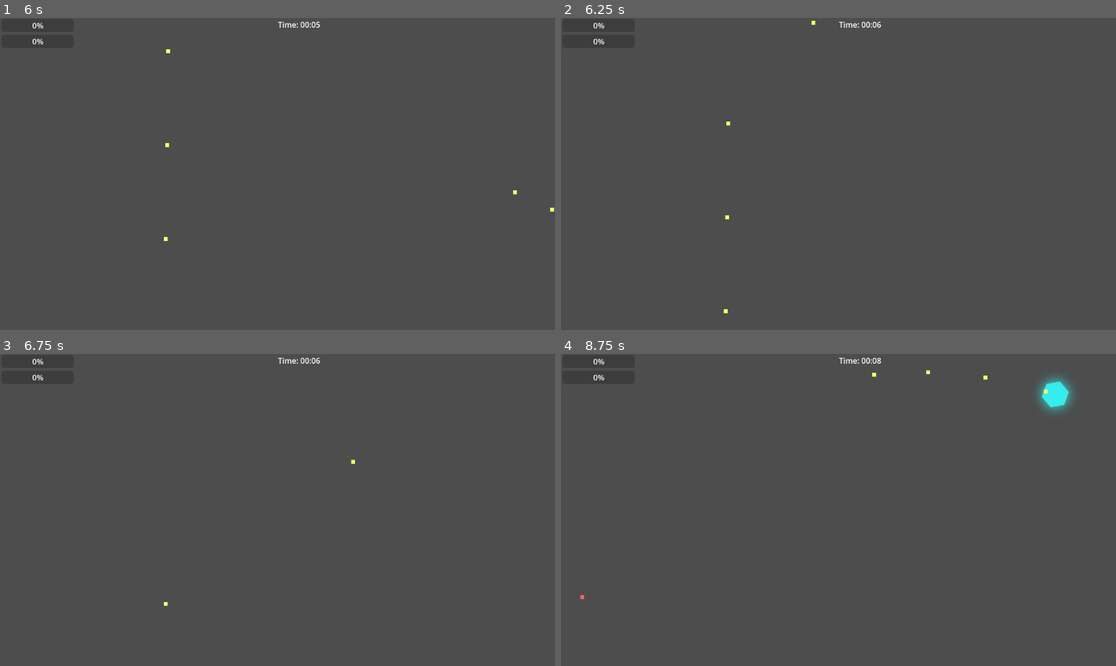
Above: before the commit, frames 1-4 (two rows, left to right).
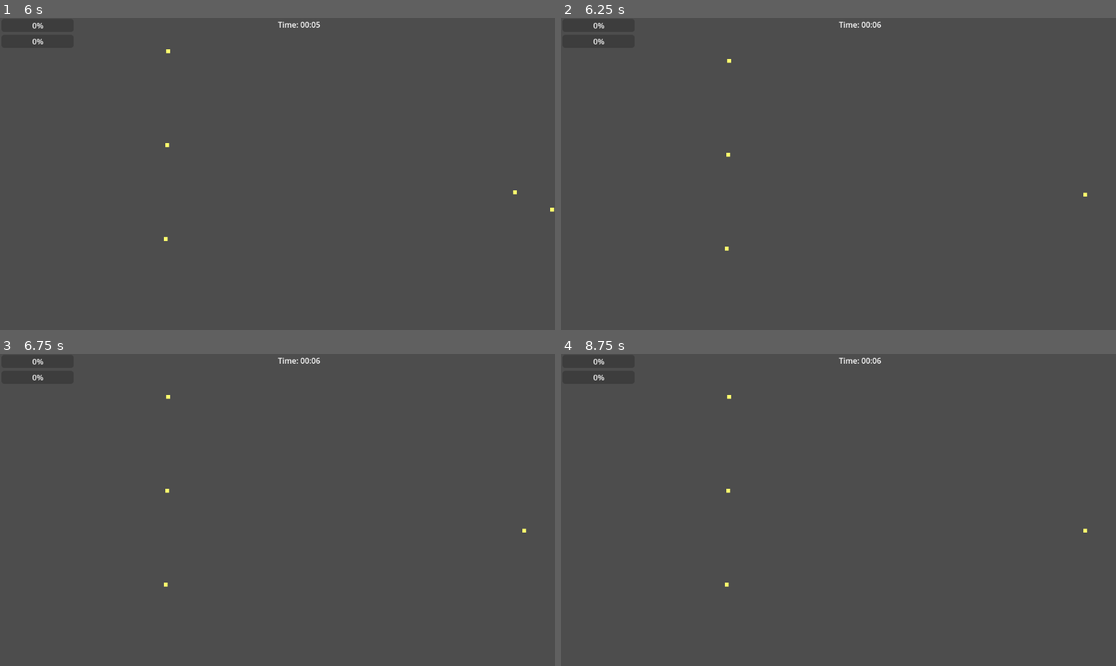
Above: after the commit, the same moments.

Repository: E3-Hub/major-jam-7
Game: Godot game, scene res://scenes/world/main.tscn
Two runs of this game, one before a commit and one after it. Both use one fixed random seed, a clock stepped at 60 frames per second and the inputs below.
Inputs (mouse positions are in pixels of both pictures, inside the frame that each line leads up to):
- Up to frame 1 (6 s): tap Enter at 0.5, 3.5 s; move the mouse to (249, 236) at 0.52 s; press the mouse at (249, 236) at 0.53 s; hold W (move_up) 0.53-2.03 s; move the mouse to (444, 220) at 1.27 s; release the mouse at (444, 220) at 1.28 s; click (444, 220) at 1.35 s; move the mouse to (111, 127) at 2.02 s; press the mouse at (111, 127) at 2.03 s; hold A (move_left) 2.03-3.53 s; tap Space at 2.75 s; move the mouse to (305, 174) at 2.77 s; release the mouse at (305, 174) at 2.78 s; click (305, 174) at 2.85 s; move the mouse to (194, 96) at 3.52 s; press the mouse at (194, 96) at 3.53 s; hold S (move_down) 3.53-4.28 s; move the mouse to (399, 158) at 4.27 s; release the mouse at (399, 158) at 4.28 s; hold D (move_right) 4.28-5.03 s; click (399, 158) at 4.35 s; move the mouse to (166, 189) at 5.02 s; press the mouse at (166, 189) at 5.03 s; hold W (move_up) 5.03-5.78 s; move the mouse to (333, 105) at 5.77 s; release the mouse at (333, 105) at 5.78 s; hold D (move_right) from 5.78 s (still down); click (333, 105) at 5.85 s
- Up to frame 2 (6.25 s): keep holding D (move_right)
- Up to frame 3 (6.75 s): keep holding D (move_right); move the mouse to (249, 572) at 6.52 s; press the mouse at (249, 572) at 6.53 s
- Up to frame 4 (8.75 s): move the mouse to (1005, 556) at 7.27 s; release the mouse at (1005, 556) at 7.28 s; click (1005, 556) at 7.35 s; move the mouse to (672, 463) at 8.02 s; release D (move_right) at 8.03 s; press the mouse at (672, 463) at 8.03 s; hold S (move_down) from 8.03 s (still down)

Frame 1 is identical in both runs. In frame 2, less than 0.1% of the frame differs, in the area x 29-95%, y 0-95%; in frame 3, less than 0.1%; in frame 4, 0.7%, in the area x 3-95%, y 1-79%.

Commit message:
finalize patch note, have some bug

Diff:
--- a/project.godot
+++ b/project.godot
@@ -14,6 +14,10 @@
 run/main_scene="uid://conoeay4a3lm8"
 config/features=PackedStringArray("4.4", "Forward Plus")
 config/icon="res://icon.svg"
+
+[autoload]
+
+GameModifiers="*res://scripts/systems/game_modifiers.gd"
 
 [debug]
 
--- a/scenes/ui/ui_manager.tscn
+++ b/scenes/ui/ui_manager.tscn
@@ -44,6 +44,35 @@
 horizontal_alignment = 1
 vertical_alignment = 1
 
+[node name="PatchPanel" type="Panel" parent="."]
+layout_mode = 0
+offset_left = 275.0
+offset_top = 123.0
+offset_right = 895.0
+offset_bottom = 526.0
+
+[node name="VBoxContainer" type="VBoxContainer" parent="PatchPanel"]
+layout_mode = 0
+offset_left = 160.0
+offset_right = 460.0
+offset_bottom = 403.0
+alignment = 1
+
+[node name="PatchTitle" type="Label" parent="PatchPanel/VBoxContainer"]
+layout_mode = 2
+text = "Patch Title"
+
+[node name="PatchDescription" type="Label" parent="PatchPanel/VBoxContainer"]
+layout_mode = 2
+text = "Description"
+
+[node name="PatchChanges" type="RichTextLabel" parent="PatchPanel/VBoxContainer"]
+layout_mode = 2
+
+[node name="CloseButton" type="Button" parent="PatchPanel/VBoxContainer"]
+layout_mode = 2
+text = "Continue"
+
 [node name="GameOverPanel" type="Panel" parent="."]
 layout_mode = 0
 offset_left = 275.0
--- a/scenes/world/main.tscn
+++ b/scenes/world/main.tscn
@@ -1,8 +1,9 @@
-[gd_scene load_steps=6 format=3 uid="uid://conoeay4a3lm8"]
+[gd_scene load_steps=7 format=3 uid="uid://conoeay4a3lm8"]
 
 [ext_resource type="PackedScene" uid="uid://btwd2fqncuir3" path="res://scenes/player/player.tscn" id="1_0wkb6"]
 [ext_resource type="Script" uid="uid://mcvp0d1gqc3j" path="res://scripts/systems/game_manager.gd" id="2_mli2r"]
 [ext_resource type="PackedScene" uid="uid://bfmytxo3jyj5e" path="res://scenes/ui/ui_manager.tscn" id="3_f8fyy"]
+[ext_resource type="Script" uid="uid://cmdb2sjeaafjm" path="res://scripts/systems/patch_system.gd" id="4_tt8nk"]
 [ext_resource type="Script" uid="uid://dhhniimbgha7d" path="res://scripts/systems/enemy_spawner.gd" id="4_wbupf"]
 [ext_resource type="PackedScene" uid="uid://78kvgyiyo5ih" path="res://scenes/enemies/shooting_enemy.tscn" id="5_7tdlr"]
 
@@ -12,7 +13,7 @@
 
 [node name="Player" parent="." instance=ExtResource("1_0wkb6")]
 
-[node name="GameManager" type="Node" parent="."]
+[node name="GameManager" type="Node" parent="." groups=["game_manager"]]
 script = ExtResource("2_mli2r")
 metadata/_custom_type_script = "uid://mcvp0d1gqc3j"
 
@@ -22,7 +23,13 @@
 offset_right = -573.0
 offset_bottom = -322.0
 
-[node name="EnemySpawner" type="Node2D" parent="."]
+[node name="PatchSystem" type="Node" parent="GameManager"]
+script = ExtResource("4_tt8nk")
+metadata/_custom_type_script = "uid://cmdb2sjeaafjm"
+
+[node name="PatchTimer" type="Timer" parent="GameManager/PatchSystem"]
+
+[node name="EnemySpawner" type="Node2D" parent="." groups=["enemy_spawner"]]
 script = ExtResource("4_wbupf")
 enemy_scenes = Array[PackedScene]([ExtResource("5_7tdlr")])
 metadata/_custom_type_script = "uid://dhhniimbgha7d"
--- a/scripts/enemies/base_enemy.gd
+++ b/scripts/enemies/base_enemy.gd
@@ -22,6 +22,9 @@
 
 	# Find player
 	player = get_tree().get_first_node_in_group("player")
+
+	# Add to enemies group for patch system
+	add_to_group("enemies")
 
 	# Try to load exp orb scene
 	if ResourceLoader.exists("res://scenes/world/exp_orb.tscn"):
@@ -55,3 +58,20 @@
 		get_tree().current_scene.add_child(exp_orb)
 		exp_orb.global_position = global_position
 		exp_orb.setup(exp_value)
+
+# Patch system modifier methods
+func apply_health_modifier(multiplier: float):
+	if health_system:
+		var old_max = health_system.max_health
+		var old_current = health_system.current_health
+		var health_percentage = health_system.get_health_percentage()
+
+		health_system.max_health = int(old_max * multiplier)
+		health_system.current_health = int(health_system.max_health * health_percentage)
+		health_system.health_changed.emit(health_system.current_health, health_system.max_health)
+
+func apply_speed_modifier(multiplier: float):
+	speed *= multiplier
+
+func apply_exp_modifier(multiplier: float):
+	exp_value = int(exp_value * multiplier)
--- a/scripts/enemies/shooting_enemy.gd
+++ b/scripts/enemies/shooting_enemy.gd
@@ -38,12 +38,29 @@
 func shoot_at_player():
 	var direction = (player.global_position - global_position).normalized()
 
-	var bullet: Bullet = bullet_scene.instantiate()
+	var bullet = bullet_scene.instantiate()
 	get_tree().current_scene.add_child(bullet)
-	bullet.setup(global_position, direction, 15, 400.0, false)
+
+	# Apply GameModifiers directly
+	var damage = 15
+	var speed = 400.0
+
+	damage = int(damage * GameModifiers.enemy_damage_modifier)
+	speed *= GameModifiers.bullet_speed_modifier
+
+	# Chaos mode: randomize bullet speed
+	if GameModifiers.bullet_chaos_mode:
+		speed *= randf_range(0.3, 1.8)
+
+	bullet.setup(global_position, direction, damage, speed, false)
 
 	can_shoot = false
 	shoot_timer.start()
 
 func _on_shoot_timer_timeout():
 	can_shoot = true
+
+# Patch system modifier method
+func apply_fire_rate_modifier(multiplier: float):
+	shoot_cooldown *= multiplier
+	shoot_timer.wait_time = shoot_cooldown
--- a/scripts/player/player.gd
+++ b/scripts/player/player.gd
@@ -62,7 +62,19 @@
 
 	var bullet = bullet_scene.instantiate()
 	get_tree().current_scene.add_child(bullet)
-	bullet.setup(global_position, direction, 25, 600.0, true)
+
+	# Apply GameModifiers directly
+	var damage = 25
+	var speed = 600.0
+
+	damage = int(damage * GameModifiers.player_damage_modifier)
+	speed *= GameModifiers.bullet_speed_modifier
+
+	# Chaos mode: randomize bullet speed
+	if GameModifiers.bullet_chaos_mode:
+		speed *= randf_range(0.5, 2.0)
+
+	bullet.setup(global_position, direction, damage, speed, true)
 
 	can_shoot = false
 	shoot_timer.start()
--- a/scripts/systems/enemy_spawner.gd
+++ b/scripts/systems/enemy_spawner.gd
@@ -14,9 +14,7 @@
 func _ready():
 	# Find player
 	player = get_tree().get_first_node_in_group("player")
-
-	if player:
-		player.experience_system.level_up.connect(_on_player_level_up)
+	player.experience_system.level_up.connect(_on_player_level_up)
 
 	# Setup spawn timer
 	spawn_timer.wait_time = base_spawn_interval
--- a/scripts/systems/game_manager.gd
+++ b/scripts/systems/game_manager.gd
@@ -3,6 +3,7 @@
 
 @onready var player: Player = get_tree().get_first_node_in_group("player")
 @onready var ui_manager: UIManager = $UIManager
+@onready var patch_system: PatchSystem = $PatchSystem
 
 var game_time: float = 0.0
 var is_game_over: bool = false
@@ -10,35 +11,35 @@
 signal game_over
 
 func _ready():
-	if player:
-		player.player_died.connect(_on_player_died)
-		player.health_system.health_changed.connect(_on_player_health_changed)
-		player.experience_system.experience_gained.connect(_on_player_exp_changed)
-		player.experience_system.level_up.connect(_on_player_level_up)
+	player.player_died.connect(_on_player_died)
+	player.health_system.health_changed.connect(_on_player_health_changed)
+	player.experience_system.experience_gained.connect(_on_player_exp_changed)
+	player.experience_system.level_up.connect(_on_player_level_up)
+
+	patch_system.patch_applied.connect(_on_patch_applied)
 
 func _process(delta):
 	if not is_game_over:
 		game_time += delta
-		if ui_manager:
-			ui_manager.update_time(game_time)
+		ui_manager.update_time(game_time)
 
 func _on_player_died():
 	is_game_over = true
 	game_over.emit()
-	if ui_manager:
-		ui_manager.show_game_over(game_time)
+	ui_manager.show_game_over(game_time)
 
 func _on_player_health_changed(current_health: int, max_health: int):
-	if ui_manager:
-		ui_manager.update_health(current_health, max_health)
+	ui_manager.update_health(current_health, max_health)
 
 func _on_player_exp_changed(current_exp: int, exp_to_next: int):
-	if ui_manager:
-		ui_manager.update_experience(current_exp, exp_to_next)
+	ui_manager.update_experience(current_exp, exp_to_next)
 
 func _on_player_level_up(new_level: int):
-	if ui_manager:
-		ui_manager.update_level(new_level)
+	ui_manager.update_level(new_level)
+
+func _on_patch_applied(patch_data: Dictionary):
+	print("Patch applied: ", patch_data.title)
+	# Additional patch effects can be handled here
 
 func restart_game():
 	get_tree().reload_current_scene()
--- /dev/null
+++ b/scripts/systems/game_modifiers.gd
@@ -0,0 +1,88 @@
+extends Node
+
+# Global game modifiers that can be accessed from anywhere
+# This is an autoload singleton
+
+# Damage modifiers
+var player_damage_modifier: float = 1.0
+var enemy_damage_modifier: float = 1.0
+
+# Speed modifiers
+var player_speed_modifier: float = 1.0
+var enemy_speed_modifier: float = 1.0
+var bullet_speed_modifier: float = 1.0
+
+# Combat modifiers
+var player_fire_rate_modifier: float = 1.0
+var enemy_fire_rate_modifier: float = 1.0
+
+# Spawn modifiers
+var enemy_spawn_rate_modifier: float = 1.0
+var enemy_spawn_distance_modifier: float = 1.0
+
+# Experience modifiers
+var experience_modifier: float = 1.0
+
+# Health modifiers
+var enemy_health_modifier: float = 1.0
+
+# Special modes
+var bullet_chaos_mode: bool = false
+
+# Apply a modifier to a specific stat
+func apply_modifier(stat: String, value: float):
+	match stat:
+		"player_damage":
+			player_damage_modifier *= value
+		"enemy_damage":
+			enemy_damage_modifier *= value
+		"player_speed":
+			player_speed_modifier *= value
+		"enemy_speed":
+			enemy_speed_modifier *= value
+		"bullet_speed":
+			bullet_speed_modifier *= value
+		"player_fire_rate":
+			player_fire_rate_modifier *= value
+		"enemy_fire_rate":
+			enemy_fire_rate_modifier *= value
+		"enemy_spawn_rate":
+			enemy_spawn_rate_modifier *= value
+		"enemy_spawn_distance":
+			enemy_spawn_distance_modifier *= value
+		"experience":
+			experience_modifier *= value
+		"enemy_health":
+			enemy_health_modifier *= value
+
+# Reset all modifiers to default
+func reset_all_modifiers():
+	player_damage_modifier = 1.0
+	enemy_damage_modifier = 1.0
+	player_speed_modifier = 1.0
+	enemy_speed_modifier = 1.0
+	bullet_speed_modifier = 1.0
+	player_fire_rate_modifier = 1.0
+	enemy_fire_rate_modifier = 1.0
+	enemy_spawn_rate_modifier = 1.0
+	enemy_spawn_distance_modifier = 1.0
+	experience_modifier = 1.0
+	enemy_health_modifier = 1.0
+	bullet_chaos_mode = false
+
+# Get a summary of all current modifiers
+func get_modifier_summary() -> Dictionary:
+	return {
+		"player_damage": player_damage_modifier,
+		"enemy_damage": enemy_damage_modifier,
+		"player_speed": player_speed_modifier,
+		"enemy_speed": enemy_speed_modifier,
+		"bullet_speed": bullet_speed_modifier,
+		"player_fire_rate": player_fire_rate_modifier,
+		"enemy_fire_rate": enemy_fire_rate_modifier,
+		"enemy_spawn_rate": enemy_spawn_rate_modifier,
+		"enemy_spawn_distance": enemy_spawn_distance_modifier,
+		"experience": experience_modifier,
+		"enemy_health": enemy_health_modifier,
+		"bullet_chaos_mode": bullet_chaos_mode
+	}
--- /dev/null
+++ b/scripts/systems/patch_system.gd
@@ -0,0 +1,290 @@
+extends Node
+class_name PatchSystem
+
+signal patch_applied(patch_data: Dictionary)
+
+@export var min_patch_interval: float = 5.0
+@export var max_patch_interval: float = 10.0
+
+@onready var patch_timer: Timer = $PatchTimer
+
+var game_manager: GameManager
+var enemy_spawner: EnemySpawner
+var player: Player
+var patch_count: int = 0
+
+# Global patch effect modifiers are now in GameModifiers autoload
+
+# Patch generation data
+var patch_types = [
+	{
+		"effect": "enemy_health_buff",
+		"name": "Enemy Health",
+		"positive_descriptions": ["Fixed enemy health being too low", "Enemies were too weak", "Buffed enemy survivability"],
+		"negative_descriptions": ["Enemies are now tankier", "Health exploit patched", "Survival difficulty increased"],
+		"change_templates": ["• Increased enemy health by {value}%", "• Enemy HP boosted by {value}%", "• Enemies now {value}% more durable"]
+	},
+	{
+		"effect": "spawn_rate_increase",
+		"name": "Spawn Rate",
+		"positive_descriptions": ["Game was too easy", "Players requested more action", "Increased enemy presence"],
+		"negative_descriptions": ["Spawn rate exploit fixed", "Performance optimization", "Balanced enemy encounters"],
+		"change_templates": ["• Reduced spawn timer by {value}%", "• Enemies spawn {value}% faster", "• Increased spawn frequency by {value}%"]
+	},
+	{
+		"effect": "player_speed_nerf",
+		"name": "Player Speed",
+		"positive_descriptions": ["Fixed player speed exploit", "Movement was too fast", "Balanced player mobility"],
+		"negative_descriptions": ["Speed bug patched", "Movement system reworked", "Player agility adjusted"],
+		"change_templates": ["• Reduced player speed by {value}%", "• Player movement slowed by {value}%", "• Fixed speed exploit (-{value}%)"]
+	},
+	{
+		"effect": "enemy_speed_buff",
+		"name": "Enemy Speed",
+		"positive_descriptions": ["Improved enemy AI", "Enhanced enemy behavior", "Enemies too slow"],
+		"negative_descriptions": ["AI pathfinding updated", "Enemy movement optimized", "Mobility enhancement"],
+		"change_templates": ["• Enemies move {value}% faster", "• Increased enemy speed by {value}%", "• Enhanced enemy mobility (+{value}%)"]
+	},
+	{
+		"effect": "player_damage_buff",
+		"name": "Player Damage",
+		"positive_descriptions": ["Players complained bullets too weak", "Damage was underwhelming", "Combat felt unsatisfying"],
+		"negative_descriptions": ["Weapon balance improved", "Damage scaling fixed", "Combat enhancement"],
+		"change_templates": ["• Increased player damage by {value}%", "• Bullets now deal {value}% more damage", "• Weapon damage boosted by {value}%"]
+	},
+	{
+		"effect": "enemy_damage_nerf",
+		"name": "Enemy Damage",
+		"positive_descriptions": ["Game was too hard", "Enemy damage too high", "Player survivability improved"],
+		"negative_descriptions": ["Damage balance adjusted", "Enemy weapons nerfed", "Combat difficulty reduced"],
+		"change_templates": ["• Reduced enemy damage by {value}%", "• Enemy bullets weakened by {value}%", "• Damage output decreased by {value}%"]
+	},
+	{
+		"effect": "bullet_speed_buff",
+		"name": "Bullet Speed",
+		"positive_descriptions": ["Optimized projectile system", "Performance improvements", "Bullet physics enhanced"],
+		"negative_descriptions": ["Projectile speed increased", "Ballistics system updated", "Faster combat pace"],
+		"change_templates": ["• Bullets move {value}% faster", "• Projectile speed increased by {value}%", "• Enhanced bullet velocity (+{value}%)"]
+	},
+	{
+		"effect": "player_fire_rate_buff",
+		"name": "Fire Rate",
+		"positive_descriptions": ["Community requested faster shooting", "Fire rate too slow", "Combat pacing improved"],
+		"negative_descriptions": ["Weapon cooldown reduced", "Shooting mechanics enhanced", "Rapid fire enabled"],
+		"change_templates": ["• Shooting speed increased by {value}%", "• Fire rate boosted by {value}%", "• Reduced shooting cooldown by {value}%"]
+	},
+	{
+		"effect": "exp_nerf",
+		"name": "Experience Gain",
+		"positive_descriptions": ["Fixed experience exploit", "Leveling too fast", "Progression rebalanced"],
+		"negative_descriptions": ["XP gain normalized", "Level curve adjusted", "Progression difficulty increased"],
+		"change_templates": ["• Reduced EXP gain by {value}%", "• Experience rewards decreased by {value}%", "• Leveling slowed by {value}%"]
+	},
+	{
+		"effect": "spawn_distance_nerf",
+		"name": "Spawn Distance",
+		"positive_descriptions": ["Enemies spawn too far", "Increased encounter rate", "More aggressive spawning"],
+		"negative_descriptions": ["Spawn system reworked", "Enemy positioning improved", "Combat intensity increased"],
+		"change_templates": ["• Enemies spawn {value}% closer", "• Reduced spawn distance by {value}%", "• Tighter enemy spawning ({value}% closer)"]
+	}
+]
+
+var patch_titles = [
+	"Hotfix v{major}.{minor}.{patch}",
+	"Balance Update v{major}.{minor}.{patch}",
+	"Emergency Patch v{major}.{minor}.{patch}",
+	"Content Update v{major}.{minor}.{patch}",
+	"Performance Update v{major}.{minor}.{patch}",
+	"Community Request v{major}.{minor}.{patch}",
+	"Bugfix v{major}.{minor}.{patch}",
+	"Experimental Patch v{major}.{minor}.{patch}",
+	"Developer Response v{major}.{minor}.{patch}",
+	"Critical Update v{major}.{minor}.{patch}"
+]
+
+var funny_additions = [
+	"Good luck!",
+	"This might break everything",
+	"We're not sorry",
+	"Deal with it",
+	"Working as intended",
+	"Oops",
+	"You asked for this",
+	"Blame the community",
+	"RNG gods have spoken",
+	"Perfectly balanced"
+]
+
+var version_major: int = 1
+var version_minor: int = 2
+var version_patch: int = 0
+
+func _ready():
+	# Find game components
+	game_manager = get_tree().get_first_node_in_group("game_manager")
+	enemy_spawner = get_tree().get_first_node_in_group("enemy_spawner")
+	player = get_tree().get_first_node_in_group("player")
+
+	# Setup patch timer
+	patch_timer.wait_time = randf_range(min_patch_interval, max_patch_interval)
+	patch_timer.one_shot = true
+	patch_timer.timeout.connect(_on_patch_timer_timeout)
+	patch_timer.start()
+
+func _on_patch_timer_timeout():
+	apply_random_patch()
+
+	# Schedule next patch
+	patch_timer.wait_time = randf_range(min_patch_interval, max_patch_interval)
+	patch_timer.start()
+
+func generate_random_patch() -> Dictionary:
+	# Pick random patch type
+	var patch_type = patch_types[randi() % patch_types.size()]
+
+	# Generate random value based on effect type
+	var value = generate_random_value(patch_type.effect)
+	var is_buff = is_effect_buff(patch_type.effect, value)
+
+	# Pick description based on whether it's a buff or nerf
+	var descriptions = patch_type.positive_descriptions if is_buff else patch_type.negative_descriptions
+	var description = descriptions[randi() % descriptions.size()]
+
+	# Generate version number
+	increment_version()
+	var title_template = patch_titles[randi() % patch_titles.size()]
+	var title = title_template.format({
+		"major": version_major,
+		"minor": version_minor,
+		"patch": version_patch
+	})
+
+	# Generate change text
+	var change_template = patch_type.change_templates[randi() % patch_type.change_templates.size()]
+	var change_text = change_template.format({"value": int((abs(value - 1.0)) * 100)})
+
+	# Maybe add funny addition
+	var changes = [change_text]
+	if randf() < 0.3: # 30% chance
+		changes.append("• " + funny_additions[randi() % funny_additions.size()])
+
+	return {
+		"title": title,
+		"description": description,
+		"changes": changes,
+		"effect": patch_type.effect,
+		"value": value
+	}
+
+func generate_random_value(effect: String) -> float:
+	match effect:
+		"enemy_health_buff":
+			return randf_range(1.15, 1.5) # 15-50% increase
+		"spawn_rate_increase":
+			return randf_range(0.6, 0.9) # 10-40% faster spawning
+		"player_speed_nerf":
+			return randf_range(0.7, 0.9) # 10-30% slower
+		"enemy_speed_buff":
+			return randf_range(1.2, 1.6) # 20-60% faster
+		"player_damage_buff":
+			return randf_range(1.25, 2.0) # 25-100% more damage
+		"enemy_damage_nerf":
+			return randf_range(0.6, 0.85) # 15-40% less damage
+		"bullet_speed_buff":
+			return randf_range(1.3, 2.0) # 30-100% faster
+		"player_fire_rate_buff":
+			return randf_range(0.4, 0.8) # 20-60% faster fire rate
+		"exp_nerf":
+			return randf_range(0.5, 0.8) # 20-50% less exp
+		"spawn_distance_nerf":
+			return randf_range(0.4, 0.8) # 20-60% closer
+		_:
+			return 1.0
+
+func is_effect_buff(effect: String, value: float) -> bool:
+	# Determine if this is generally positive for the player
+	match effect:
+		"enemy_health_buff", "spawn_rate_increase", "player_speed_nerf", "enemy_speed_buff", "exp_nerf", "spawn_distance_nerf":
+			return false # These are nerfs/challenges
+		"player_damage_buff", "enemy_damage_nerf", "bullet_speed_buff", "player_fire_rate_buff":
+			return true # These are buffs
+		_:
+			return value > 1.0
+
+func increment_version():
+	version_patch += 1
+	if version_patch > 9:
+		version_patch = 0
+		version_minor += 1
+		if version_minor > 9:
+			version_minor = 0
+			version_major += 1
+
+func apply_random_patch():
+	var patch = generate_random_patch()
+	patch_count += 1
+
+	# Apply the patch effect
+	apply_patch_effect(patch)
+
+	# Show patch notes UI
+	show_patch_notes(patch)
+
+	patch_applied.emit(patch)
+
+func apply_patch_effect(patch: Dictionary):
+	match patch.effect:
+		"enemy_health_buff":
+			modify_all_enemies_health(patch.value)
+			GameModifiers.apply_modifier("enemy_health", patch.value)
+		"spawn_rate_increase":
+			if enemy_spawner:
+				enemy_spawner.base_spawn_interval *= patch.value
+			GameModifiers.apply_modifier("enemy_spawn_rate", patch.value)
+		"player_speed_nerf":
+			if player:
+				player.speed *= patch.value
+			GameModifiers.apply_modifier("player_speed", patch.value)
+		"enemy_speed_buff":
+			modify_all_enemies_speed(patch.value)
+			GameModifiers.apply_modifier("enemy_speed", patch.value)
+		"player_damage_buff":
+			GameModifiers.apply_modifier("player_damage", patch.value)
+		"enemy_damage_nerf":
+			GameModifiers.apply_modifier("enemy_damage", patch.value)
+		"bullet_speed_buff":
+			GameModifiers.apply_modifier("bullet_speed", patch.value)
+		"player_fire_rate_buff":
+			if player:
+				player.shoot_cooldown *= patch.value
+			GameModifiers.apply_modifier("player_fire_rate", patch.value)
+		"exp_nerf":
+			modify_all_enemies_exp(patch.value)
+			GameModifiers.apply_modifier("experience", patch.value)
+		"spawn_distance_nerf":
+			if enemy_spawner:
+				enemy_spawner.spawn_distance *= patch.value
+			GameModifiers.apply_modifier("enemy_spawn_distance", patch.value)
+
+func modify_all_enemies_health(multiplier: float):
+	var enemies = get_tree().get_nodes_in_group("enemies")
+	for enemy in enemies:
+		if enemy.has_method("apply_health_modifier"):
+			enemy.apply_health_modifier(multiplier)
+
+func modify_all_enemies_speed(multiplier: float):
+	var enemies = get_tree().get_nodes_in_group("enemies")
+	for enemy in enemies:
+		if enemy.has_method("apply_speed_modifier"):
+			enemy.apply_speed_modifier(multiplier)
+
+func modify_all_enemies_exp(multiplier: float):
+	var enemies = get_tree().get_nodes_in_group("enemies")
+	for enemy in enemies:
+		if enemy.has_method("apply_exp_modifier"):
+			enemy.apply_exp_modifier(multiplier)
+
+func show_patch_notes(patch: Dictionary):
+	# This will be handled by the UI system
+	if game_manager and game_manager.ui_manager:
+		game_manager.ui_manager.show_patch_notes(patch)
--- a/scripts/ui/ui_manager.gd
+++ b/scripts/ui/ui_manager.gd
@@ -9,12 +9,18 @@
 @onready var final_time_label: Label = $GameOverPanel/VBoxContainer/FinalTimeLabel
 @onready var restart_button: Button = $GameOverPanel/VBoxContainer/RestartButton
 
+# Patch notes UI
+@onready var patch_panel: Panel = $PatchPanel
+@onready var patch_title: Label = $PatchPanel/VBoxContainer/PatchTitle
+@onready var patch_description: Label = $PatchPanel/VBoxContainer/PatchDescription
+@onready var patch_changes: RichTextLabel = $PatchPanel/VBoxContainer/PatchChanges
+@onready var patch_close_button: Button = $PatchPanel/VBoxContainer/CloseButton
+
 func _ready():
-	if restart_button:
-		restart_button.pressed.connect(_on_restart_pressed)
-
-	if game_over_panel:
-		game_over_panel.visible = false
+	restart_button.pressed.connect(_on_restart_pressed)
+	patch_close_button.pressed.connect(_on_patch_close_pressed)
+	game_over_panel.visible = false
+	patch_panel.visible = false
 
 func update_health(current_health: int, max_health: int):
 	if health_bar:
@@ -32,7 +38,7 @@
 
 func update_time(time: float):
 	if time_label:
-		var minutes = int(time / 60)
+		var minutes = int(time) / 60
 		var seconds = int(time) % 60
 		time_label.text = "Time: %02d:%02d" % [minutes, seconds]
 
@@ -41,9 +47,55 @@
 		game_over_panel.visible = true
 
 	if final_time_label:
-		var minutes = int(final_time / 60)
+		var minutes = int(final_time) / 60
 		var seconds = int(final_time) % 60
 		final_time_label.text = "Survived: %02d:%02d" % [minutes, seconds]
 
+func show_patch_notes(patch_data: Dictionary):
+	if not patch_panel:
+		return
+
+	# Pause the game for dramatic effect
+	get_tree().paused = true
+
+	# Fill in patch information
+	if patch_title:
+		patch_title.text = patch_data.title
+
+	if patch_description:
+		patch_description.text = patch_data.description
+
+	if patch_changes:
+		var changes_text = "[color=yellow]PATCH NOTES:[/color]\n\n"
+		for change in patch_data.changes:
+			changes_text += change + "\n"
+		changes_text += "\n[color=red]Changes applied immediately![/color]"
+		patch_changes.text = changes_text
+
+	# Show the panel
+	patch_panel.visible = true
+
+	# Add some dramatic effects
+	create_patch_effects()
+
+func create_patch_effects():
+	# Create a tween for dramatic entrance
+	var tween = create_tween()
+	if patch_panel:
+		patch_panel.modulate.a = 0.0
+		patch_panel.scale = Vector2(0.8, 0.8)
+
+		tween.parallel().tween_property(patch_panel, "modulate:a", 1.0, 0.3)
+		tween.parallel().tween_property(patch_panel, "scale", Vector2(1.0, 1.0), 0.3)
+		tween.tween_callback(func(): print("PATCH DEPLOYED!"))
+
+func _on_patch_close_pressed():
+	if patch_panel:
+		patch_panel.visible = false
+
+	# Resume the game
+	get_tree().paused = false
+
 func _on_restart_pressed():
+	get_tree().paused = false
 	get_tree().reload_current_scene()
